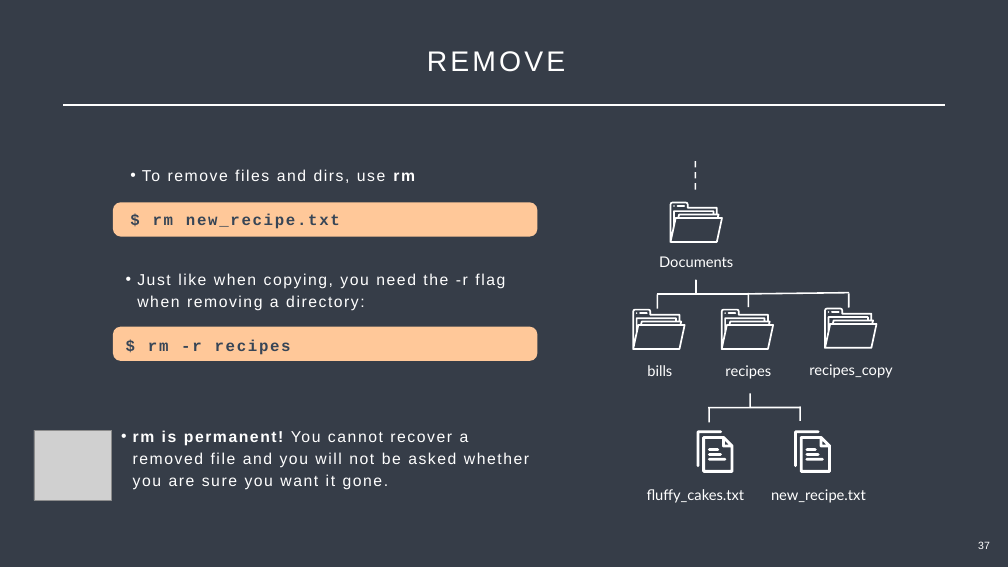
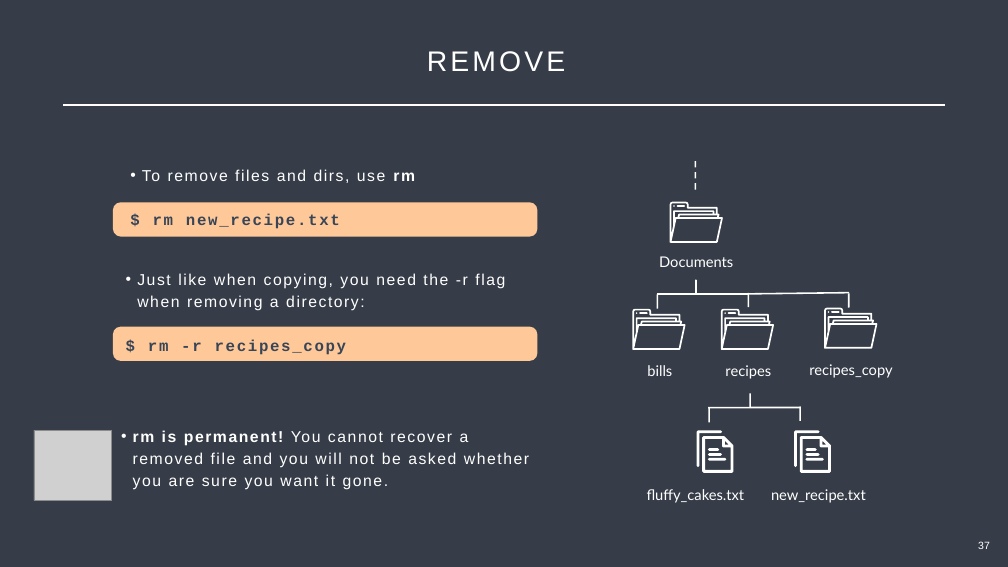
Before and after one commit to Center-for-Health-Data-Science/Just-Bash-It, a slide deck: slide 34 of Teachers/Just_Bash_It_Slideshow.pptx. Drawn at 1008x567 pixels with LibreOffice and Linux fonts; fonts in the diff are those of the drawing; grey boxes stand for pictures. Boxes give left, top, right and bottom in pixels: in the first picture for what was removed or moved away, otherwise in the second. Text is boxed around its words. In the diff, an @@ line names an element or a change of style, - is before the commit and + after.

```diff
--- a/Teachers/Just_Bash_It_Slideshow.pptx
+++ b/Teachers/Just_Bash_It_Slideshow.pptx
@@ text at [148, 339, 347, 355]: text changed @@
-$ rm -r recipes
+$ rm -r recipes_copy
```
Also in this commit, not shown: 3 other slides changed.
